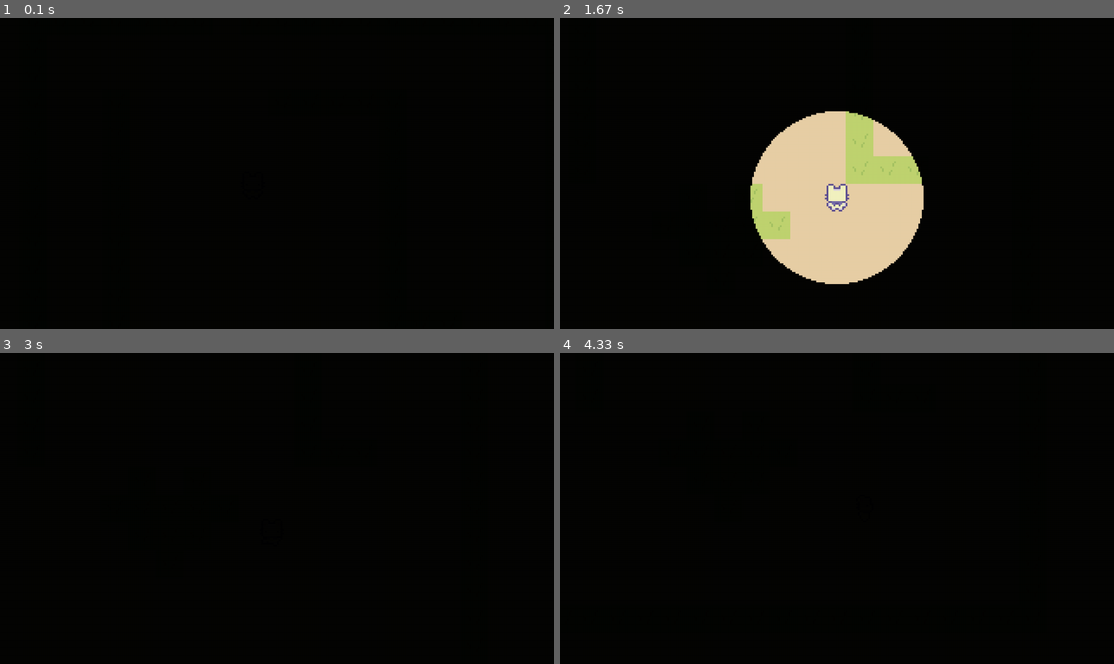
Above: before the commit, frames 1-4 (two rows, left to right).
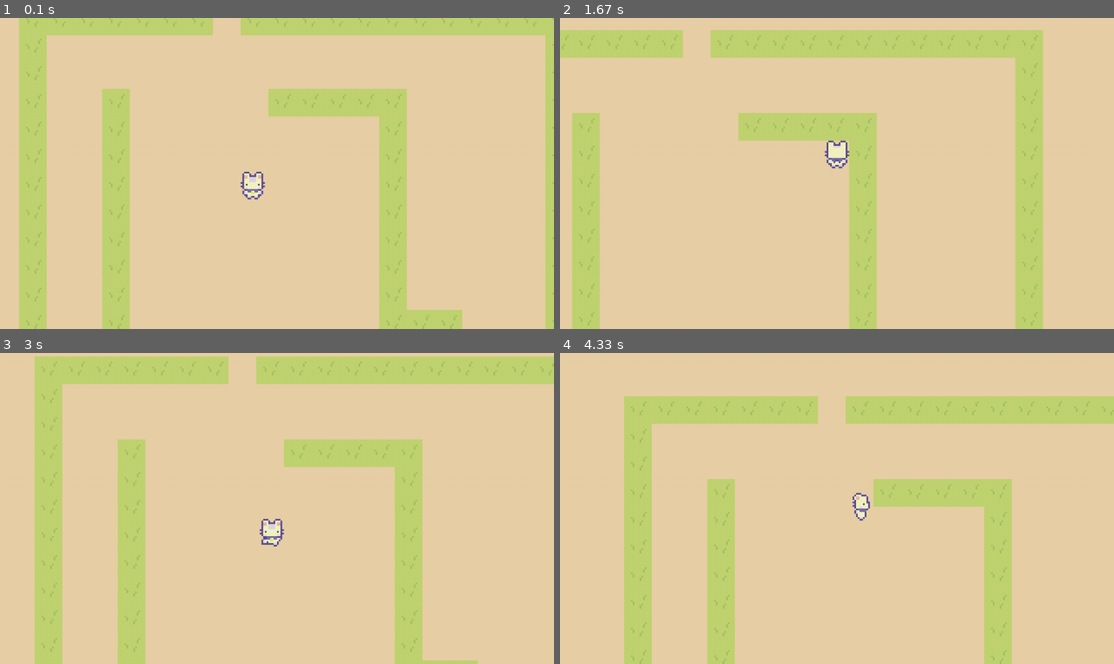
Above: after the commit, the same moments.

Repository: SushiOnToast/pygame-community-spring-jam-2025
Game: pygame game, started from code/main.py
Two runs of this game, one before a commit and one after it. Both use one fixed random seed, a clock stepped at 60 frames per second and the inputs below.
Inputs:
- Up to frame 1 (0.1 s): no input
- Up to frame 2 (1.67 s): hold Space 0.33-0.8 s; hold D 0.33-0.8 s; hold D 0.83-1.3 s; hold W 1.33-1.63 s
- Up to frame 3 (3 s): hold D 1.67-2.13 s; hold A 2.17-2.7 s; hold S from 2.73 s (still down)
- Up to frame 4 (4.33 s): release S at 3.03 s; hold A 3.07-3.47 s; hold W 3.5-3.87 s; hold D from 3.9 s (still down)

The runs differ from the first frame. In frame 1, 100% of the frame differs, in the area x 0-100%, y 0-100%; in frame 2, 91%; in frame 3, 100%; in frame 4, 100%.

Commit message:
fix animation hitbox teleportation bug

Diff:
--- a/code/player.py
+++ b/code/player.py
@@ -21,8 +21,9 @@
     self.rect = self.image.get_rect(topleft=pos)
 
     # movement
+    self.hitbox = self.rect.copy()
     self.direction = pygame.math.Vector2()
-    self.is_moving = False
+    self.is_moving = False # might be useful for the illumination while walking because of footstep sound
     self.speed = 2
     self.obstacle_sprites = obstacle_sprites
 
@@ -58,27 +59,31 @@
       self.echolocation_time = pygame.time.get_ticks()
 
   def move(self, speed):
-    if self.direction.magnitude() != 0:
-      self.direction = self.direction.normalize()
+        if self.direction.magnitude() != 0:
+            self.direction = self.direction.normalize()
 
-    self.rect.x += self.direction.x * speed
-    self.collision("horizontal")
-    self.rect.y += self.direction.y * speed
-    self.collision("vertical")
+        # Move the hitbox instead of rect
+        self.hitbox.x += self.direction.x * speed
+        self.collision("horizontal")
+        self.hitbox.y += self.direction.y * speed
+        self.collision("vertical")
+
+        # Update rect to match hitbox position
+        self.rect.center = self.hitbox.center
 
   def collision(self, direction):
-    for sprite in self.obstacle_sprites:
-      if sprite.rect.colliderect(self.rect):
-        if direction == 'horizontal':
-          if self.direction.x > 0:  # moving right
-            self.rect.right = sprite.rect.left
-          if self.direction.x < 0:  # moving left
-            self.rect.left = sprite.rect.right
-        if direction == 'vertical':
-          if self.direction.y > 0:  # moving down
-            self.rect.bottom = sprite.rect.top
-          if self.direction.y < 0:  # moving up
-            self.rect.top = sprite.rect.bottom
+      for sprite in self.obstacle_sprites:
+          if sprite.rect.colliderect(self.hitbox):  # Use hitbox for collision
+              if direction == 'horizontal':
+                  if self.direction.x > 0:  # moving right
+                      self.hitbox.right = sprite.rect.left
+                  if self.direction.x < 0:  # moving left
+                      self.hitbox.left = sprite.rect.right
+              if direction == 'vertical':
+                  if self.direction.y > 0:  # moving down
+                      self.hitbox.bottom = sprite.rect.top
+                  if self.direction.y < 0:  # moving up
+                      self.hitbox.top = sprite.rect.bottom
 
   def cooldowns(self):
     current_time = pygame.time.get_ticks()
@@ -92,8 +97,8 @@
         pygame.draw.circle(
             self.cover_surf,
             COLORKEY,
-            (self.rect.centerx - camera_offset.x,
-              self.rect.centery - camera_offset.y),
+            (self.hitbox.centerx - camera_offset.x,
+              self.hitbox.centery - camera_offset.y),
             self.echo_radius
         )
 
@@ -110,7 +115,7 @@
             self.frame_index = 0
 
         self.image = animation[int(self.frame_index)]
-        self.rect = self.image.get_rect(center=self.rect.center)
+        self.rect = self.image.get_rect(center=self.hitbox.center)
 
   def update(self):
     self.input()
--- a/code/settings.py
+++ b/code/settings.py
@@ -14,7 +14,7 @@
 COLORKEY = "#00ff00"
 
 # debug
-TESTING_OVERLAY = True
+TESTING_OVERLAY = False
 
 WORLD_MAP = [
     [
